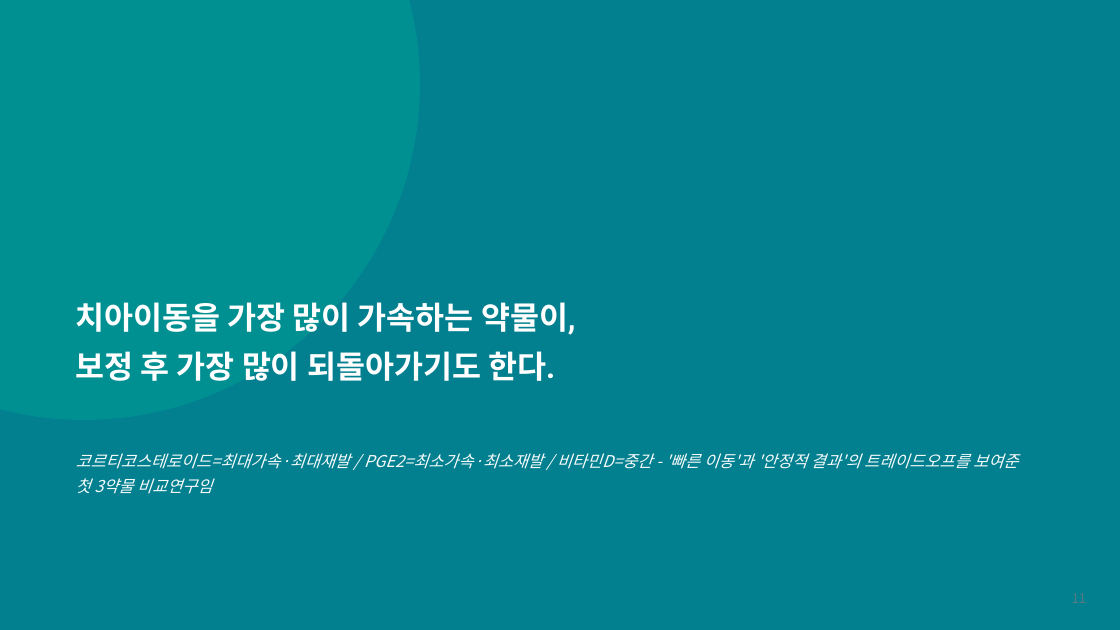
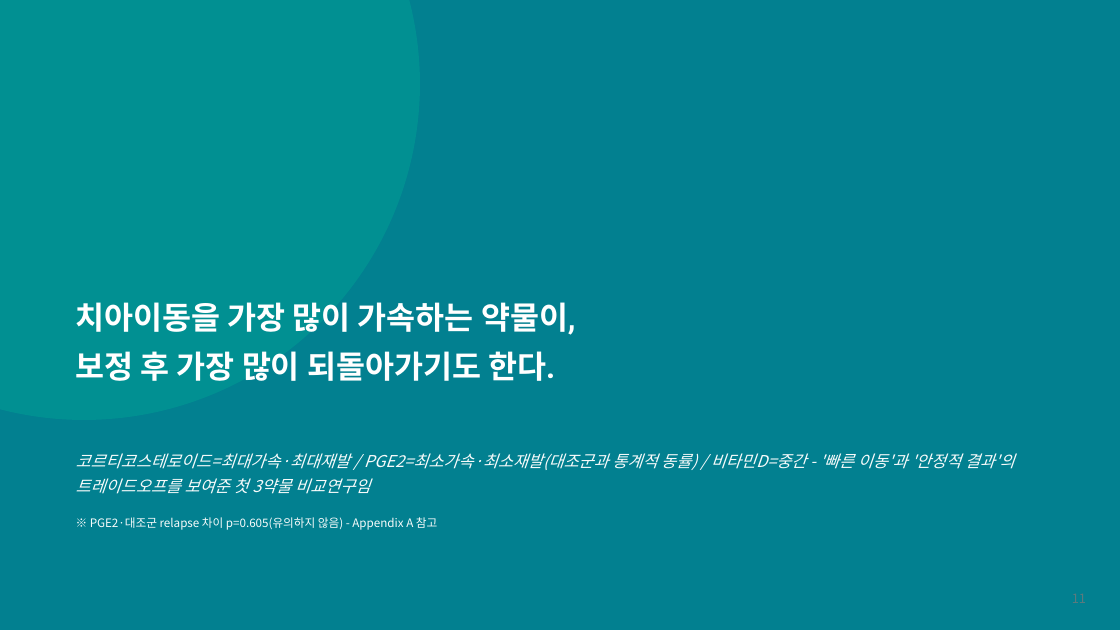
Before and after one commit to yojokem/-, a slide deck: slide 11 of 치과약리학실험2-논문발표/치과약리학실험2_논문발표.pptx. Drawn at 1120x630 pixels with LibreOffice and Linux fonts; fonts in the diff are those of the drawing. Boxes give left, top, right and bottom in pixels: in the first picture for what was removed or moved away, otherwise in the second. Text is boxed around its words. In the diff, an @@ line names an element or a change of style, - is before the commit and + after.

```diff
--- a/치과약리학실험2-논문발표/치과약리학실험2_논문발표.pptx
+++ b/치과약리학실험2-논문발표/치과약리학실험2_논문발표.pptx
@@ text at [76,453,1015,494]: text changed @@
-코르티코스테로이드=최대가속·최대재발 / PGE2=최소가속·최소재발 / 비타민D=중간 - '빠른 이동'과 '안정적 결과'의 트레이드오프를 보여준 첫 3약물 비교연구임
+코르티코스테로이드=최대가속·최대재발 / PGE2=최소가속·최소재발(대조군과 통계적 동률) / 비타민D=중간 - '빠른 이동'과 '안정적 결과'의 트레이드오프를 보여준 첫 3약물 비교연구임
@@ text added at [90,517,437,530], 10 pt, text #F7FBFB @@
+※ PGE2·대조군 relapse 차이 p=0.605(유의하지 않음) - Appendix A 참고
```
Also in this commit, not shown: 2 other slides changed, 1 slide added, 1 other file.
